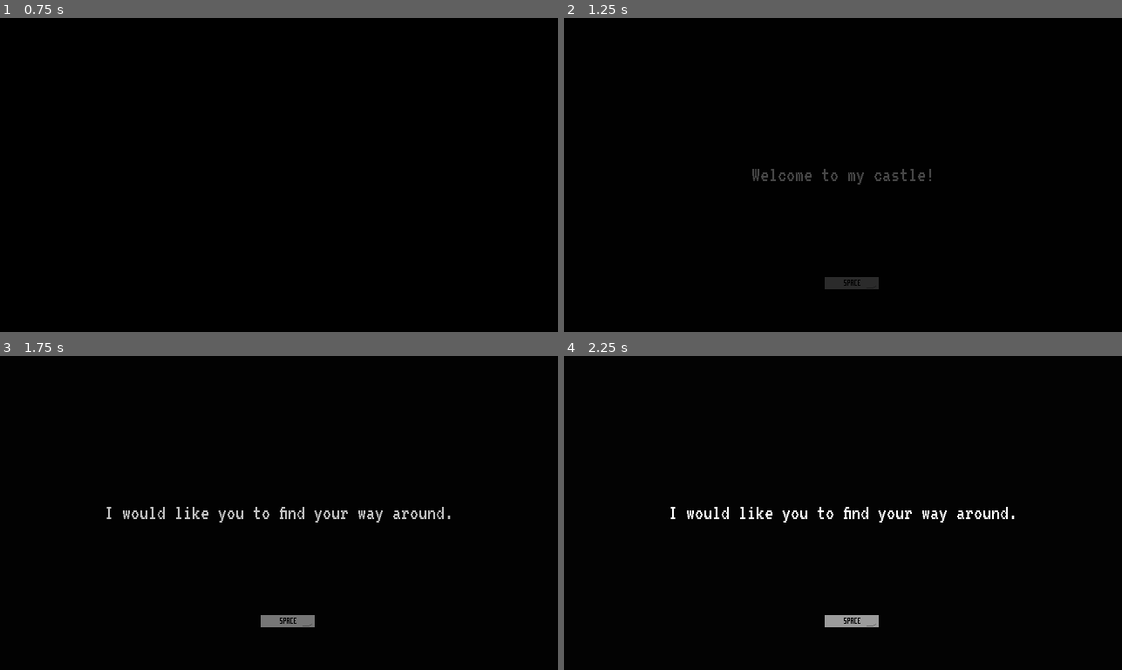
Above: before the commit, frames 1-4 (two rows, left to right).
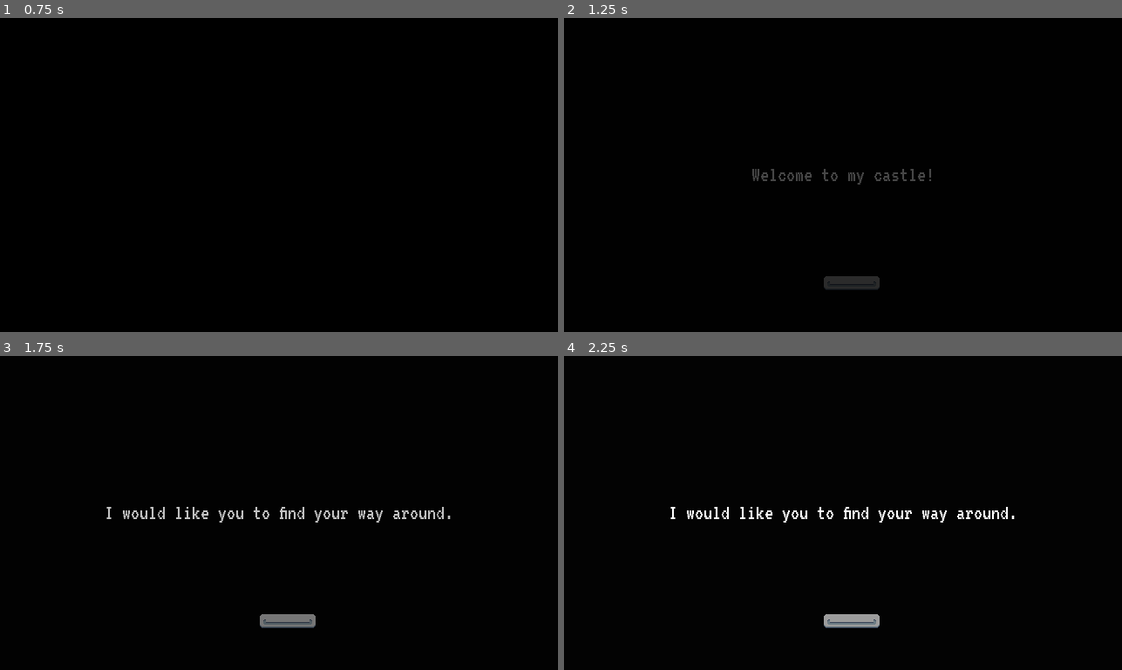
Above: after the commit, the same moments.

Repository: MatthewBL/Gates-and-Gems
Game: Godot game, scene res://scenes/starting_cutscene.tscn
Two runs of this game, one before a commit and one after it. Both use one fixed random seed, a clock stepped at 60 frames per second and the inputs below.
Inputs:
- Up to frame 1 (0.75 s): tap Enter at 0.5 s; hold D (ui_right) from 0.53 s (still down); tap E (interact) at 0.6 s
- Up to frame 2 (1.25 s): keep holding D (ui_right); tap Space (ui_accept) at 0.77 s
- Up to frame 3 (1.75 s): keep holding D (ui_right); tap E (interact) at 1.35 s; tap Space (ui_accept) at 1.52 s
- Up to frame 4 (2.25 s): release D (ui_right) at 2.03 s; hold A (ui_left) from 2.03 s (still down); tap E (interact) at 2.1 s

Frame 1 is identical in both runs. In frame 2, less than 0.1% of the frame differs, in the area x 46-57%, y 82-87%; in frame 3, 0.2%; in frame 4, 0.2%.

Commit message:
Add new keyboard icons

Diff:
--- a/scenes/how_to_play.tscn
+++ b/scenes/how_to_play.tscn
@@ -1,12 +1,12 @@
 [gd_scene format=3 uid="uid://bwqk7xq4i3v0h"]
 
-[ext_resource type="Texture2D" uid="uid://dgusor4oc1b26" path="res://Assets/UI/space_key.png" id="1_30apa"]
 [ext_resource type="Script" uid="uid://b8vdmv2dn8shj" path="res://scenes/how_to_play.gd" id="1_wi5qh"]
 [ext_resource type="FontFile" uid="uid://bvh5ptwgqdhyh" path="res://Assets/UI/VT323-Regular.ttf" id="1_xkrkv"]
-[ext_resource type="Texture2D" uid="uid://dt13xbol1bqto" path="res://Assets/UI/a.png" id="2_xkrkv"]
-[ext_resource type="Texture2D" uid="uid://cba5v60a5trjp" path="res://Assets/UI/d.png" id="3_wi5qh"]
+[ext_resource type="Texture2D" uid="uid://d1h8r4ia2popk" path="res://Assets/UI/teclas nuevas/space_newt.png" id="3_crhno"]
 [ext_resource type="Texture2D" uid="uid://2hvyoahhcmsj" path="res://Assets/UI/mando teclas/a-export.png" id="4_e0xnd"]
+[ext_resource type="Texture2D" uid="uid://ckc8pquylxibr" path="res://Assets/UI/teclas nuevas/ANew.png" id="5_xqkvd"]
 [ext_resource type="Texture2D" uid="uid://gx2qvcexqvpb" path="res://Assets/UI/mando teclas/izq.png" id="6_m8x0n"]
+[ext_resource type="Texture2D" uid="uid://dv37cymg5unu2" path="res://Assets/UI/teclas nuevas/DNew.png" id="7_dhu30"]
 [ext_resource type="Texture2D" uid="uid://dsj64q2ecqff7" path="res://Assets/UI/mando teclas/dchpng.png" id="8_crhno"]
 
 [sub_resource type="Theme" id="Theme_0ctdu"]
@@ -47,7 +47,7 @@
 [node name="KeyboardTextureRect" type="TextureRect" parent="CanvasLayer/VBoxContainer/HBoxContainer/VBoxContainer" unique_id=1205230322]
 unique_name_in_owner = true
 layout_mode = 2
-texture = ExtResource("1_30apa")
+texture = ExtResource("3_crhno")
 stretch_mode = 2
 
 [node name="GamepadTextureRect" type="TextureRect" parent="CanvasLayer/VBoxContainer/HBoxContainer/VBoxContainer" unique_id=2111287906]
@@ -76,7 +76,7 @@
 unique_name_in_owner = true
 layout_mode = 2
 size_flags_horizontal = 4
-texture = ExtResource("2_xkrkv")
+texture = ExtResource("5_xqkvd")
 stretch_mode = 2
 
 [node name="GamepadTextureRect2" type="TextureRect" parent="CanvasLayer/VBoxContainer/HBoxContainer2/VBoxContainer" unique_id=155528053]
@@ -100,7 +100,7 @@
 unique_name_in_owner = true
 layout_mode = 2
 size_flags_horizontal = 4
-texture = ExtResource("3_wi5qh")
+texture = ExtResource("7_dhu30")
 stretch_mode = 2
 
 [node name="GamepadTextureRect3" type="TextureRect" parent="CanvasLayer/VBoxContainer/HBoxContainer2/VBoxContainer2" unique_id=2004208618]
--- a/scenes/player.tscn
+++ b/scenes/player.tscn
@@ -4,11 +4,11 @@
 [ext_resource type="Texture2D" uid="uid://dck4ug7qd8ufy" path="res://Assets/Personaje/idle.png" id="2_dqkch"]
 [ext_resource type="Texture2D" uid="uid://cqv6tilkrqlgw" path="res://Assets/Personaje/Jump_hair.png" id="2_smehm"]
 [ext_resource type="Script" uid="uid://cryqnhm4bd1v" path="res://scenes/camera_2d.gd" id="3_qhqgy"]
-[ext_resource type="Texture2D" uid="uid://neebscis582s" path="res://Assets/UI/e.png" id="4_dqkch"]
 [ext_resource type="Texture2D" uid="uid://yekyyfp0n866" path="res://Assets/Personaje/Jump_end.png" id="4_ur7pv"]
 [ext_resource type="Texture2D" uid="uid://5lqyo02eni5j" path="res://Assets/Personaje/Jump_start.png" id="5_y4r1p"]
 [ext_resource type="Texture2D" uid="uid://cbp2u64eerc60" path="res://Assets/Personaje/walk.png" id="6_d2wvv"]
 [ext_resource type="Shader" uid="uid://tm6vb5dx1ejt" path="res://silhouette_shader.gdshader" id="7_ur7pv"]
+[ext_resource type="Texture2D" uid="uid://cn45hpqapyn2j" path="res://Assets/UI/teclas nuevas/ENew.png" id="9_y4r1p"]
 [ext_resource type="Texture2D" uid="uid://t5v7gbmqqjwx" path="res://Assets/UI/mando teclas/x.png" id="10_y4r1p"]
 
 [sub_resource type="AtlasTexture" id="AtlasTexture_3v2ag"]
@@ -230,7 +230,7 @@
 layout_mode = 0
 offset_right = 16.0
 offset_bottom = 16.0
-texture = ExtResource("4_dqkch")
+texture = ExtResource("9_y4r1p")
 stretch_mode = 2
 
 [node name="GamepadTextureRect" type="TextureRect" parent="HowToPressE" unique_id=588776782]
--- a/scenes/starting_cutscene.tscn
+++ b/scenes/starting_cutscene.tscn
@@ -1,8 +1,8 @@
 [gd_scene format=3 uid="uid://d0vl7v7snhji6"]
 
 [ext_resource type="Script" uid="uid://b6bi366yom6i5" path="res://scenes/starting_cutscene.gd" id="1_u2gcp"]
-[ext_resource type="Texture2D" uid="uid://dgusor4oc1b26" path="res://Assets/UI/space_key.png" id="2_e6xmt"]
 [ext_resource type="PackedScene" uid="uid://dueeokby43ix5" path="res://scenes/level_manager/level_manager.tscn" id="2_oktqt"]
+[ext_resource type="Texture2D" uid="uid://d1h8r4ia2popk" path="res://Assets/UI/teclas nuevas/space_newt.png" id="3_oktqt"]
 [ext_resource type="FontFile" uid="uid://bvh5ptwgqdhyh" path="res://Assets/UI/VT323-Regular.ttf" id="4_atiew"]
 [ext_resource type="Texture2D" uid="uid://2hvyoahhcmsj" path="res://Assets/UI/mando teclas/a-export.png" id="4_oktqt"]
 [ext_resource type="PackedScene" uid="uid://dgwfxno32tioc" path="res://scenes/fade_in_out.tscn" id="5_517xa"]
@@ -47,7 +47,7 @@
 unique_name_in_owner = true
 layout_mode = 2
 size_flags_vertical = 4
-texture = ExtResource("2_e6xmt")
+texture = ExtResource("3_oktqt")
 stretch_mode = 2
 
 [node name="GamepadTextureRect" type="TextureRect" parent="HBoxContainer" unique_id=367314278]
Not shown, added: Assets/UI/teclas nuevas/ANew.png.import
Not shown, added: Assets/UI/teclas nuevas/DNew.png.import
Not shown, added: Assets/UI/teclas nuevas/ENew.png.import
Not shown, added: Assets/UI/teclas nuevas/space_newt.png.import
